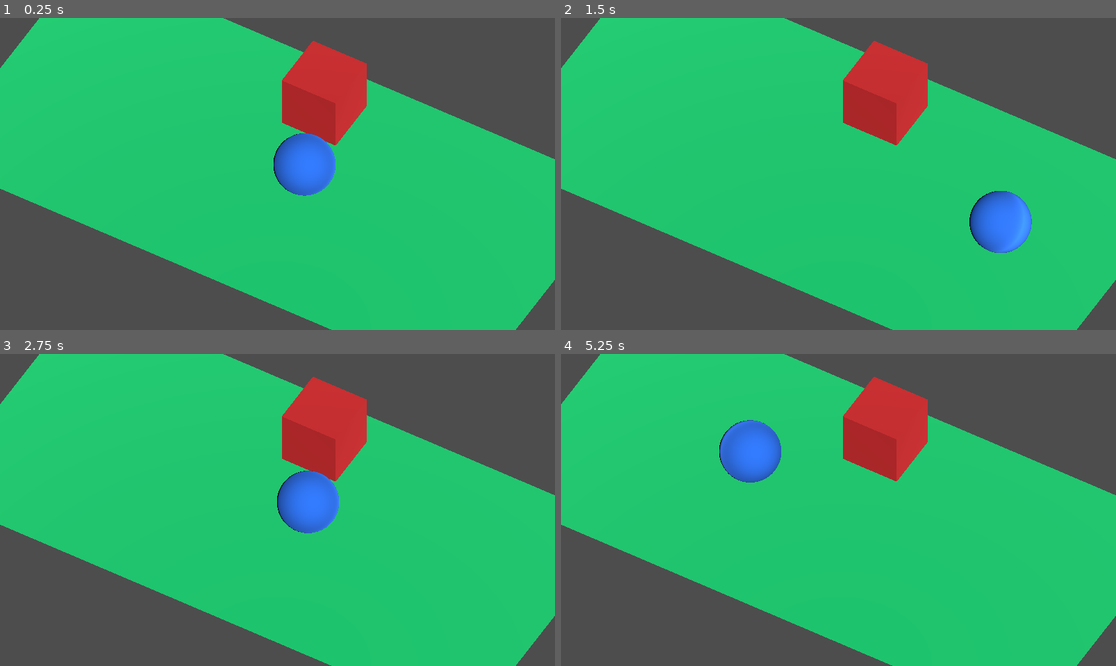
Above: before the commit, frames 1-4 (two rows, left to right).
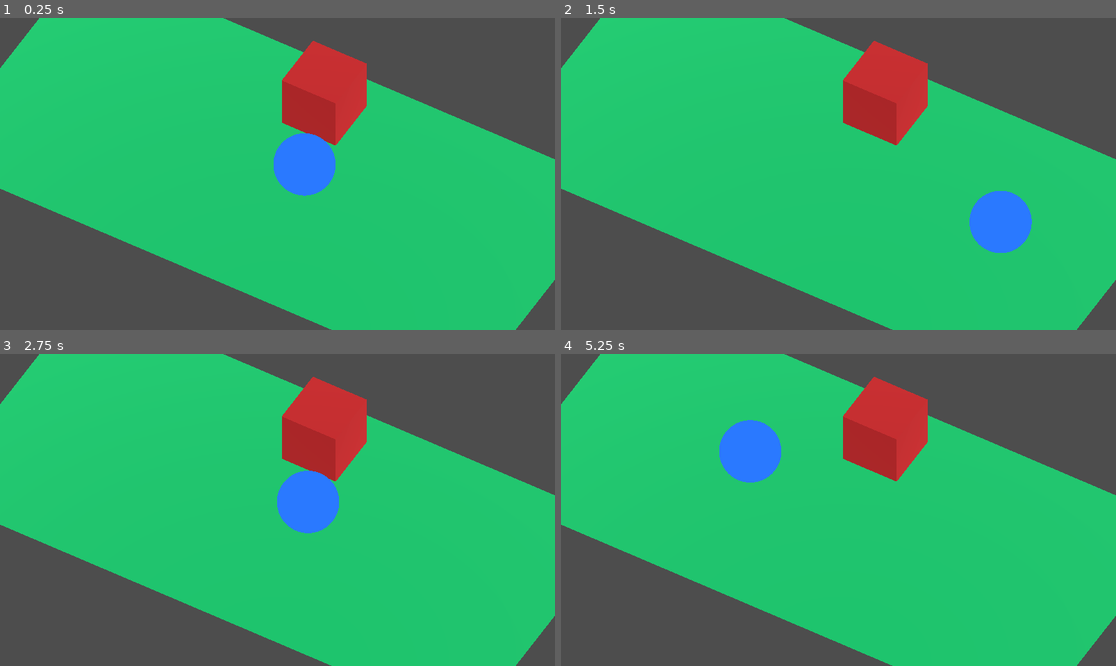
Above: after the commit, the same moments.

Repository: kvu787/VsyncStutterTest
Game: Godot game, scene res://Main.tscn
Same seed, same stepped clock (60 frames per second), same inputs: the game is played once before the commit and once after it.
Inputs:
- Up to frame 1 (0.25 s): no input
- Up to frame 2 (1.5 s): no input
- Up to frame 3 (2.75 s): no input
- Up to frame 4 (5.25 s): no input

The runs differ from the first frame. In frame 1, 0.9% of the frame differs, in the area x 49-61%, y 36-58%; in frame 2, 0.8%; in frame 3, 0.9%; in frame 4, 1.1%, in the area x 28-40%, y 21-42%.

Commit message:
Change sphere shader to emission-only

Diff:
--- a/Godot/Materials/Blue.tres
+++ b/Godot/Materials/Blue.tres
@@ -1,4 +1,5 @@
 [gd_resource type="StandardMaterial3D" format=3 uid="uid://tg45jrexrkml"]
 
 [resource]
+shading_mode = 0
 albedo_color = Color(0.17000002, 0.47433347, 1, 1)
